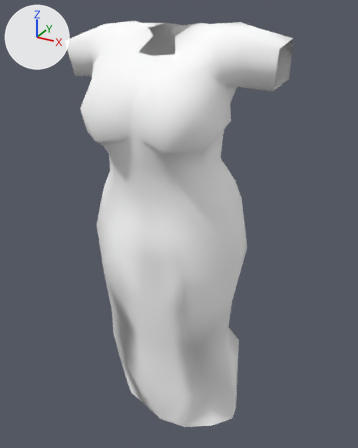
The FBX model Contents/mods/Authentic Z - Current/media/models_X/Skinned/CustomBodies/FatBody02_F/FatBod_F_02_Dress_Long.fbx: old version first, new version second.
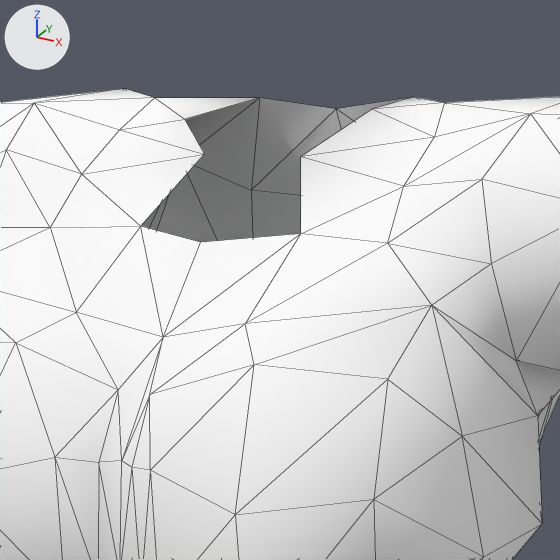
Each version appears first whole from a camera (50 mm lens) standing at (0.00405, -0.00665, 0.00841) and looking at (0.00008, 0.00055, 0.00481), and next in a close-up on the part from 30% to 66% of the width and 0% to 29% of the height. Every picture has the same lights, and +X, +Y and +Z are marked at upper left. The close-ups show mesh edges as thin lines.

The first close-up shows 'Body.002'.
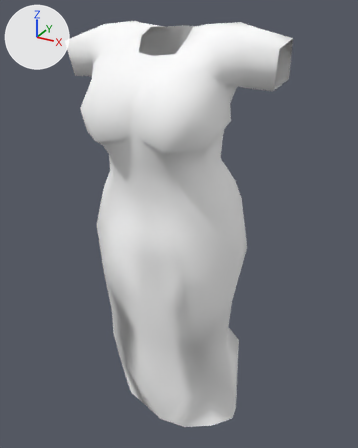
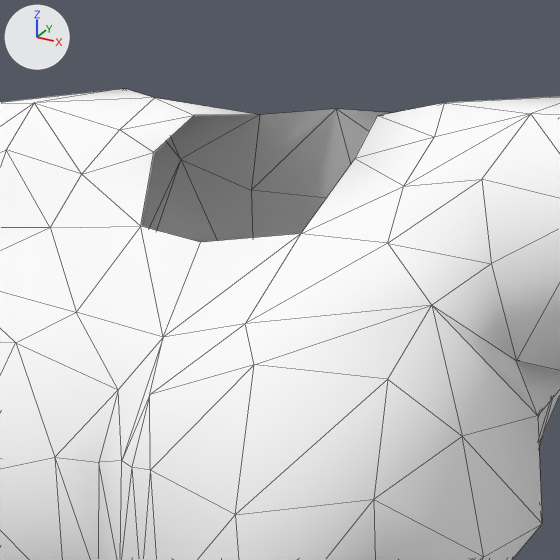
Boxes [x1, y1, x2, y2] around the edits, measured in the close-ups (560 x 560 px; the box of a moved part takes in the faces that stretch with it):
part 1 of me_mesh_001, moved or reshaped
    before: [82, 97, 444, 233]
    after: [82, 98, 444, 233]

What changed in the scene script:
```text
Change me_mesh_001:
    where me_mesh_001.from_pydata(...)  # 250 vertices, 474 faces; spans x -0.00184..0.00184, y -0.00085..0.00148, z 0.00068..0.00819
    used by ob_body_002; location = (0.0, 0.0, 0.0)
    me_mesh_001 part 1
    me_mesh_001.vertices[71].co: (0.00033, 0.00083, 0.00818) -> (0.00033, 0.00083, 0.00812)  # pixel (414, 96) -> not seen
    me_mesh_001.vertices[127].co: (0.00039, 0.00039, 0.00815) -> (0.00041, 0.00039, 0.00813)  # pixel (371, 109) -> pixel (377, 115)
    me_mesh_001.vertices[142].co: (0.00019, 0.00024, 0.008) -> (0.0004, 0.00024, 0.008)  # pixel (300, 156) -> pixel (354, 158)
    me_mesh_001.vertices[172].co: (-0.0003, 0.00082, 0.00816) -> (-0.0003, 0.00082, 0.0081)  # pixel (259, 97) -> pixel (259, 114)
    me_mesh_001.vertices[224].co: (-0.00034, 0.00034, 0.0081) -> (-0.00035, 0.00043, 0.00811)  # pixel (184, 119) -> pixel (194, 115)
    me_mesh_001.vertices[236].co: (-0.00019, 0.00024, 0.008) -> (-0.0004, 0.00024, 0.008)  # pixel (204, 154) -> pixel (153, 152)
```
